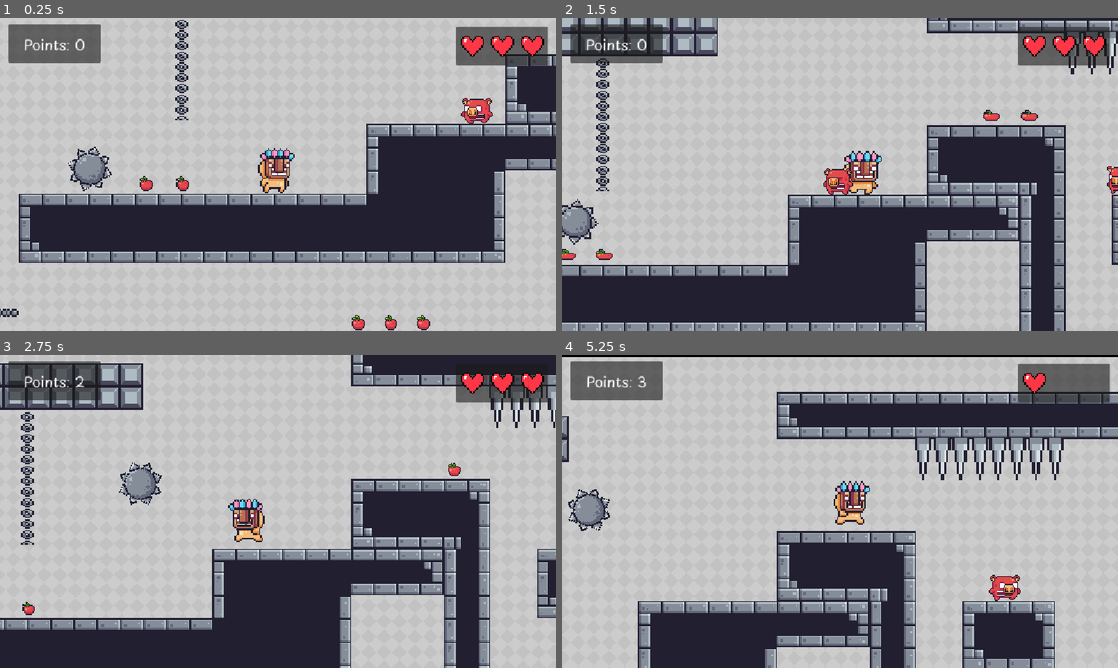
Above: before the commit, frames 1-4 (two rows, left to right).
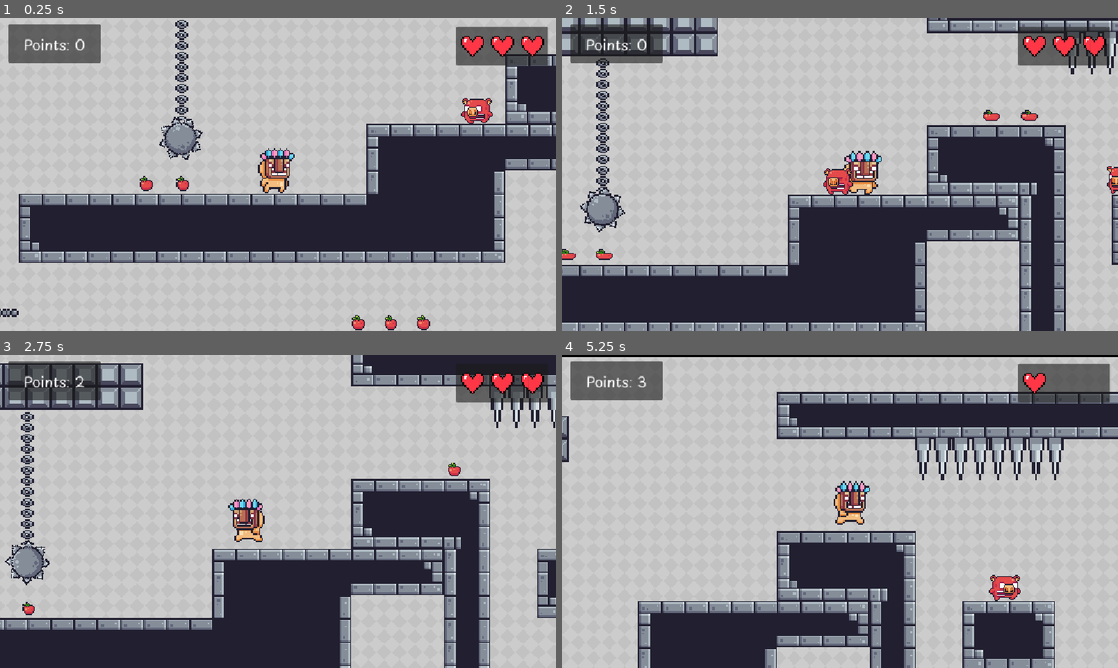
Above: after the commit, the same moments.

Repository: raihan-ys/2d-platformer-game
Game: Godot game, scene res://scenes/levels/level3.tscn
The game is run twice, just before and just after one commit, with the same random seed, the same clock (stepped at 60 frames per second) and the same inputs. This scene is started directly instead of the project's main scene.
Inputs:
- Up to frame 1 (0.25 s): no input
- Up to frame 2 (1.5 s): hold D (right) from 0.53 s (still down); tap W (jump) at 0.77 s
- Up to frame 3 (2.75 s): tap W (jump) at 1.52 s; release D (right) at 2.03 s; hold A (left) from 2.03 s (still down)
- Up to frame 4 (5.25 s): release A (left) at 2.78 s; hold D (right) 2.78-4.28 s; tap W (jump) at 3.02, 3.77, 4.52 s; hold A (left) 4.28-5.03 s; hold D (right) from 5.03 s (still down)

The runs differ from the first frame. In frame 1, 1.3% of the frame differs, in the area x 12-37%, y 31-56%; in frame 2, 1.1%; in frame 3, 1.3%; in frame 4, 0.6%.

Commit message:
Spike ball position

Diff:
--- a/scenes/game_objects/spike_ball.gd
+++ b/scenes/game_objects/spike_ball.gd
@@ -1,7 +1,7 @@
 extends Area2D
 
 
-@export var swing_angle: float = 30.0 # Maximum swining angle
+@export var swing_angle: float = 60.0 # Maximum swining angle
 @export var swing_speed: float = 2.0
 
 @onready var player = $"../../SceneObjects/Player"
--- a/scenes/game_objects/spike_ball.tscn
+++ b/scenes/game_objects/spike_ball.tscn
@@ -18,18 +18,15 @@
 region_enabled = true
 region_rect = Rect2(0, 0, 8, 100)
 
-[node name="SpikeBall" type="Area2D" parent="." unique_id=1449635067]
-position = Vector2(-94.5, -113)
+[node name="Ball" type="Area2D" parent="." unique_id=1449635067]
+position = Vector2(0, 90)
 script = ExtResource("2_l7urr")
 
-[node name="Sprite2D" type="Sprite2D" parent="SpikeBall" unique_id=81175312]
+[node name="Sprite2D" type="Sprite2D" parent="Ball" unique_id=81175312]
 texture_filter = 1
-position = Vector2(94, 204)
 texture = ExtResource("1_yx07n")
 
-[node name="CollisionShape2D" type="CollisionShape2D" parent="SpikeBall" unique_id=1325039020]
-visible = false
-position = Vector2(95, 204)
+[node name="CollisionShape2D" type="CollisionShape2D" parent="Ball" unique_id=1325039020]
 shape = SubResource("CircleShape2D_xrivr")
 
-[connection signal="body_entered" from="SpikeBall" to="SpikeBall" method="_on_body_entered"]
+[connection signal="body_entered" from="Ball" to="Ball" method="_on_body_entered"]
